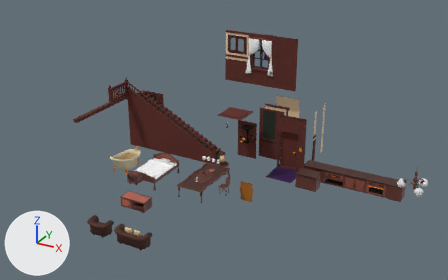
Renders of the FBX model Assets/Models/Builds_Models/Build01.fbx from each side of a commit.
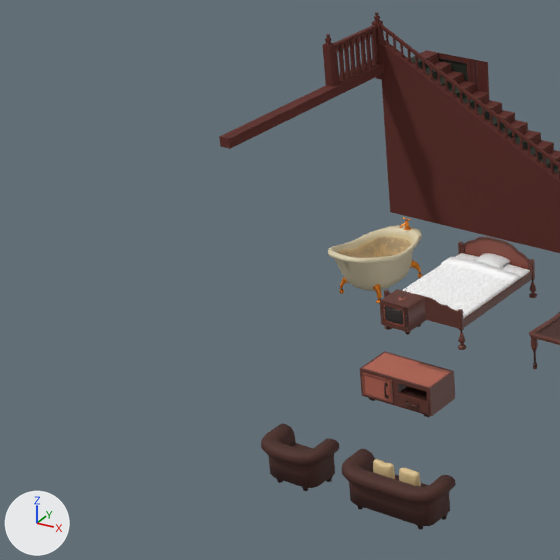
Old and new are each drawn whole from a camera (50 mm lens) standing at (17.7, -35.5, 20.5) and looking at (-1.3, -1.0, 3.2) and again close up on the part from 0% to 42% of the width and 26% to 93% of the height. The lights are fixed; the arrows at lower left show +X, +Y and +Z. The first two pictures are the older version. Where no turn or scale is listed for an object, it has been applied to the vertices.

Objects in the first close-up: 'Bath', 'Bedspread', 'Couch', 'Sofa', 'Stairs', 'StairsBarrier0', 'Stairs_Ramp', 'Stairs_carpet', 'TV_01', 'TV_Furniture', 'bed_01', 'stairs_ground_ramp' and 9 more.
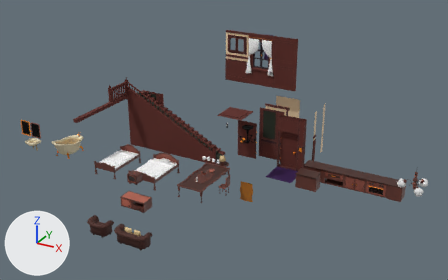
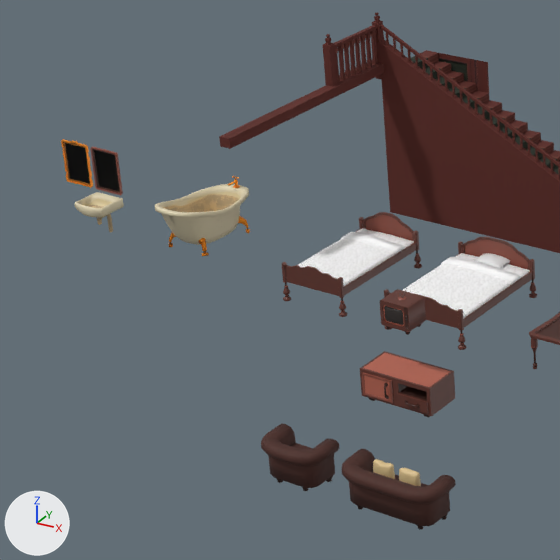
Boxes [x1, y1, x2, y2] around the edits, measured in the close-ups (560 x 560 px):
'Bath', moved
    before: [328, 218, 422, 303]
    after: [155, 184, 250, 256]
'bed_small_01', added (brown)
    after: [282, 212, 422, 317]
'Bedspread_small', added
    after: [298, 232, 404, 286]
'Mirror_01', added
    after: [90, 146, 123, 195]
    faces in mat_iron (black #000000): [94, 150, 119, 191]
    faces in mat_props01 (picture img_props01_psd): [90, 146, 123, 195]
'Mirror_02', added
    after: [61, 139, 93, 188]
    faces in mat_iron (black #000000): [65, 143, 90, 184]
    faces in mat_gold (orange #ff9922): [61, 139, 93, 188]
    faces in mat_golddark (brown #a26116): [63, 142, 91, 186]
'Washbasin', added (beige)
    after: [74, 192, 124, 232]
'Mattress_small', added (mostly hidden)
    after: [345, 228, 414, 286]
'Faucet', added
    after: [228, 178, 240, 188]

The change, as a diff of the scene's bpy script:
```diff
--- a/Assets/Models/Builds_Models/Build01.fbx.py
+++ b/Assets/Models/Builds_Models/Build01.fbx.py
@@ me_cube_119 @@
+me_cube_119.from_pydata(...)  # 232 vertices, 460 faces; spans x -0.82..0.82, y -1.48..1.48, z -0.09..0.09
+me_cube_119.materials.append(mat_mattress)  # picture img_mattress_png
@@ me_plane_102 @@
+me_plane_102.from_pydata(...)  # 48 vertices, 92 faces; spans x -0.455..0.455, y -0.024..0.03, z -0.596..0.596
+# faces by material slot: [2, 90]
+me_plane_102.materials.append(mat_iron)  # black #000000
+me_plane_102.materials.append(mat_props01)  # picture img_props01_psd
@@ me_circle_032 @@
+me_circle_032.from_pydata(...)  # 261 vertices, 494 faces; spans x -0.09..0.09, y -0.291..0.09, z 0.0..0.291
+# faces by material slot: [332, 162]
+me_circle_032.materials.append(mat_gold)  # orange #ff9922
+me_circle_032.materials.append(mat_golddark)  # brown #a26116
@@ me_plane_103 @@
+me_plane_103.from_pydata(...)  # 272 vertices, 540 faces; spans x -0.455..0.455, y -0.024..0.03, z -0.596..0.632
+# faces by material slot: [240, 34, 266]
+me_plane_103.materials.append(mat_gold)  # orange #ff9922
+me_plane_103.materials.append(mat_iron)  # black #000000
+me_plane_103.materials.append(mat_golddark)  # brown #a26116
@@ me_circle_033 @@
+me_circle_033.from_pydata(...)  # 1148 vertices, 2256 faces; spans x -0.95..0.95, y -1.62..1.62, z 0.0..1.31
+me_circle_033.materials.append(mat_props01)  # picture img_props01_psd
@@ me_cube_118 @@
+me_cube_118.from_pydata(...)  # 256 vertices, 502 faces; spans x -0.474..0.474, y -0.87..0.0, z 0.0..1.001
+me_cube_118.materials.append(mat_bathtub)  # picture img_bathtub_psd
@@ me_plane_104 @@
+me_plane_104.from_pydata(...)  # 108 vertices, 200 faces; spans x -0.85..0.85, y -1.46..1.05, z -0.06..0.1
+me_plane_104.materials.append(mat_curtain)  # picture img_curtain_pattern_png
@@ ob_bath @@
 ob_bath = bpy.data.objects.new('Bath', me_circle_023)
-ob_bath.location = (-8.56, -2.94, 0.0)
+ob_bath.location = (-14.11, -2.94, 0.0)
@@ ob_mattress_small @@
+ob_mattress_small = bpy.data.objects.new('Mattress_small', me_cube_119)
+ob_mattress_small.location = (-9.19, -2.94, 0.67)
@@ ob_mirror_01 @@
+ob_mirror_01 = bpy.data.objects.new('Mirror_01', me_plane_102)
+ob_mirror_01.location = (-16.7, -3.45, 1.69)
@@ ob_faucet @@
+ob_faucet = bpy.data.objects.new('Faucet', me_circle_032)
+ob_faucet.location = (-14.11, -1.48, 1.03)
@@ ob_mirror_02 @@
+ob_mirror_02 = bpy.data.objects.new('Mirror_02', me_plane_103)
+ob_mirror_02.location = (-17.74, -3.45, 1.69)
@@ ob_bed_small_01 @@
+ob_bed_small_01 = bpy.data.objects.new('bed_small_01', me_circle_033)
+ob_bed_small_01.location = (-9.19, -2.94, 0.0)
@@ ob_washbasin @@
+ob_washbasin = bpy.data.objects.new('Washbasin', me_cube_118)
+ob_washbasin.location = (-16.7, -3.45, 0.0)
@@ ob_bedspread_small @@
+ob_bedspread_small = bpy.data.objects.new('Bedspread_small', me_plane_104)
+ob_bedspread_small.location = (-9.19, -2.94, 0.76)
```
